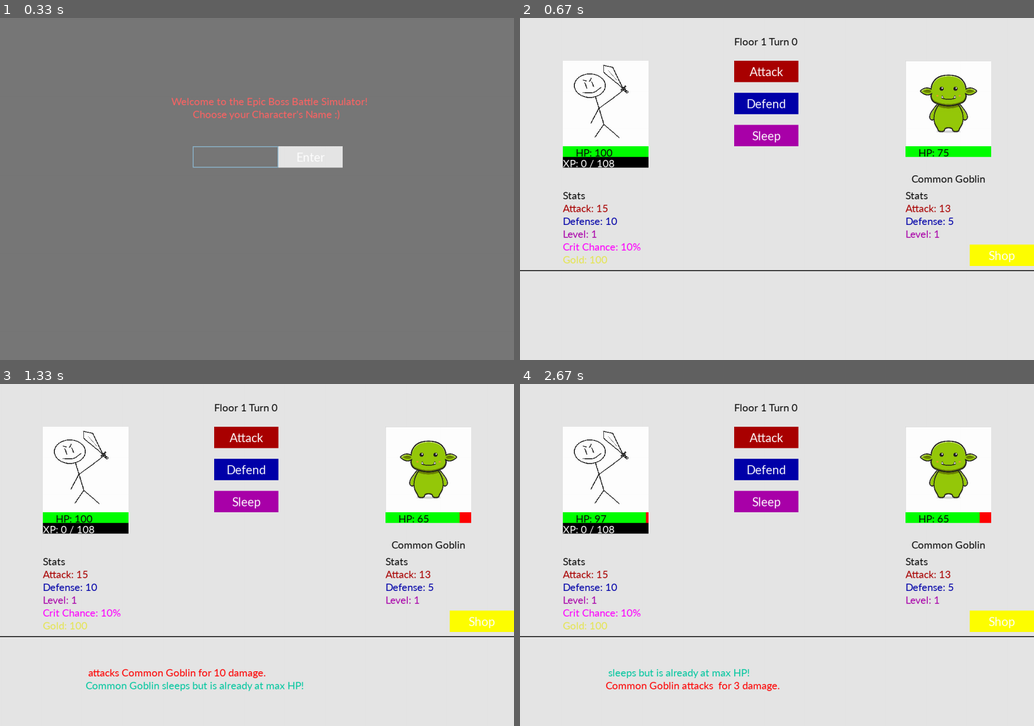
Above: before the commit, frames 1-4 (two rows, left to right).
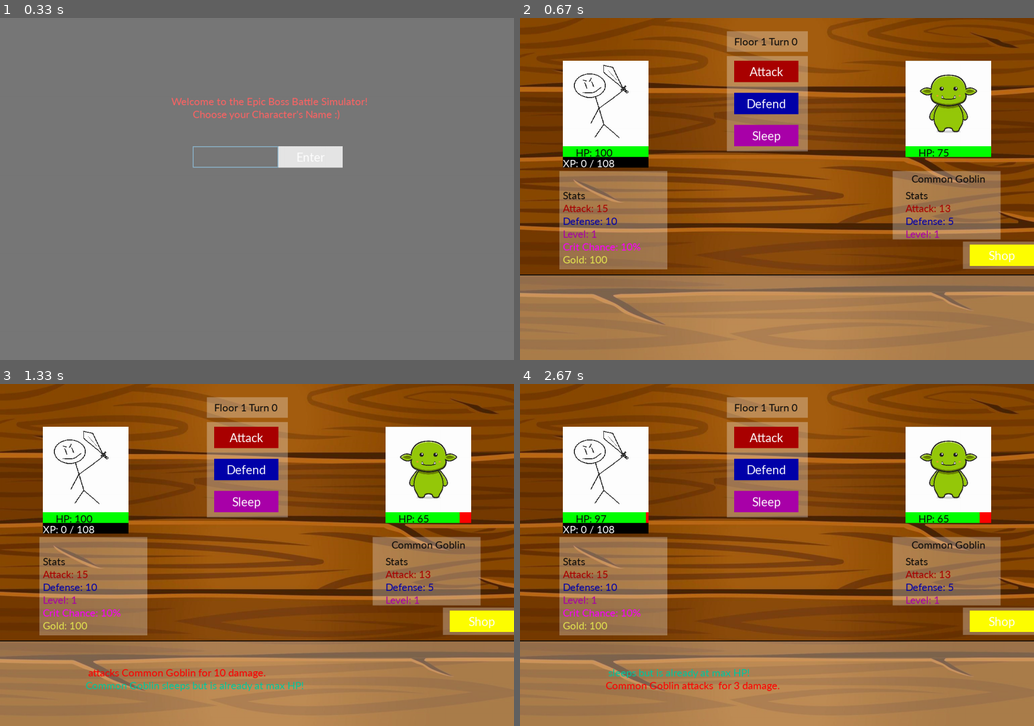
Above: after the commit, the same moments.

Repository: Krybto1/EBBS
Game: pygame game, started from pygame/pygame_ver.py
Two runs of this game, one before a commit and one after it. Both use one fixed random seed, a clock stepped at 60 frames per second and the inputs below.
Inputs (mouse positions are in pixels of both pictures, inside the frame that each line leads up to):
- Up to frame 1 (0.33 s): no input
- Up to frame 2 (0.67 s): click "Enter" at 0.38 s
- Up to frame 3 (1.33 s): click "Attack" at 0.72 s; click (447, 674) at 1.07 s
- Up to frame 4 (2.67 s): click (643, 428) at 1.38 s; click (751, 643) at 1.72 s; click (761, 496) at 2.05 s; click (705, 483) at 2.4 s

Frame 1 is identical in both runs. In frame 2, 87% of the frame differs, in the area x 0-100%, y 0-100%; in frame 3, 87%; in frame 4, 87%.

Commit message:
static background

Diff:
--- a/pygame/pygame_ver.py
+++ b/pygame/pygame_ver.py
@@ -160,6 +160,7 @@
     img_sleep = pygame.image.load("img/Sleep_Icon.png")
     img_sleep = pygame.transform.scale(img_sleep, (75, 75))
     img_gold = pygame.image.load("img/Gold_Icon.jpg")
+    img_background = pygame.image.load("img/background.png")
     img_gold = pygame.transform.scale(img_gold, (50, 50))
 
     Atk_Button = misc2.Button(500, 100, 150, 50, "Attack", (170, 0, 0), (200, 100, 0))
@@ -308,6 +309,7 @@
                         action_message += f" <SPLIT>{Boss1.get_name()} sleeps and heals for {boss_heal} HP."
 
         screen.fill((230, 230, 230))
+        screen.blit(img_background, (0, 0))
         if action_message:
             # get color action
             player_color = None
@@ -429,7 +431,7 @@
             pygame.display.flip()
             pygame.time.delay(5000)
             running = False
-        pygame.draw.line(screen, (0, 0, 0), (0, 590), (1200, 590), 2)
+        pygame.draw.line(screen, (0, 0, 0), (0, 600), (1200, 600), 2)
         pygame.display.flip()
 
 if __name__ == "__main__": main()
Binary file removed: pygame/img/Bg_Line.png
Binary file added: pygame/img/background.png
